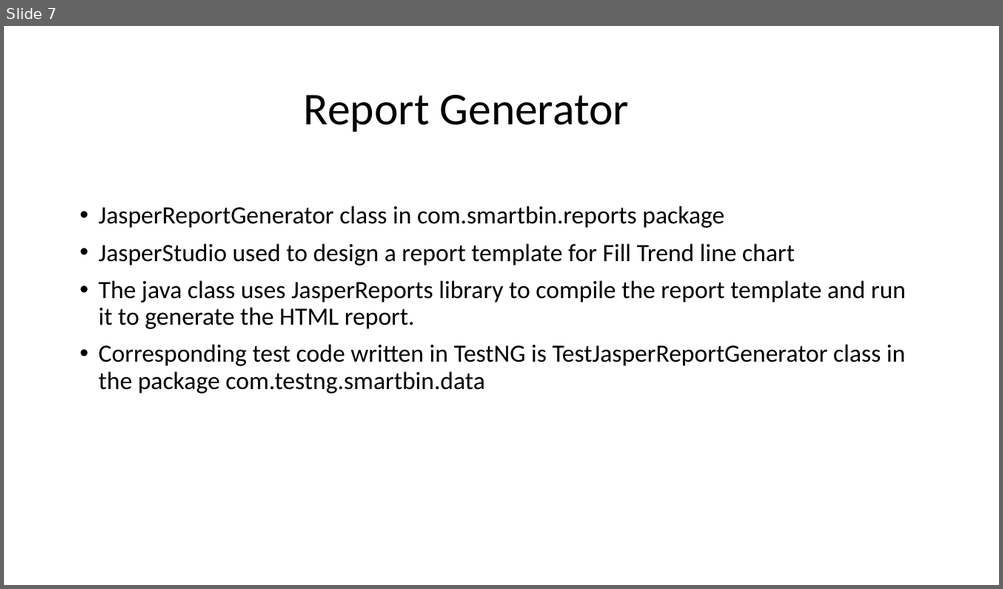
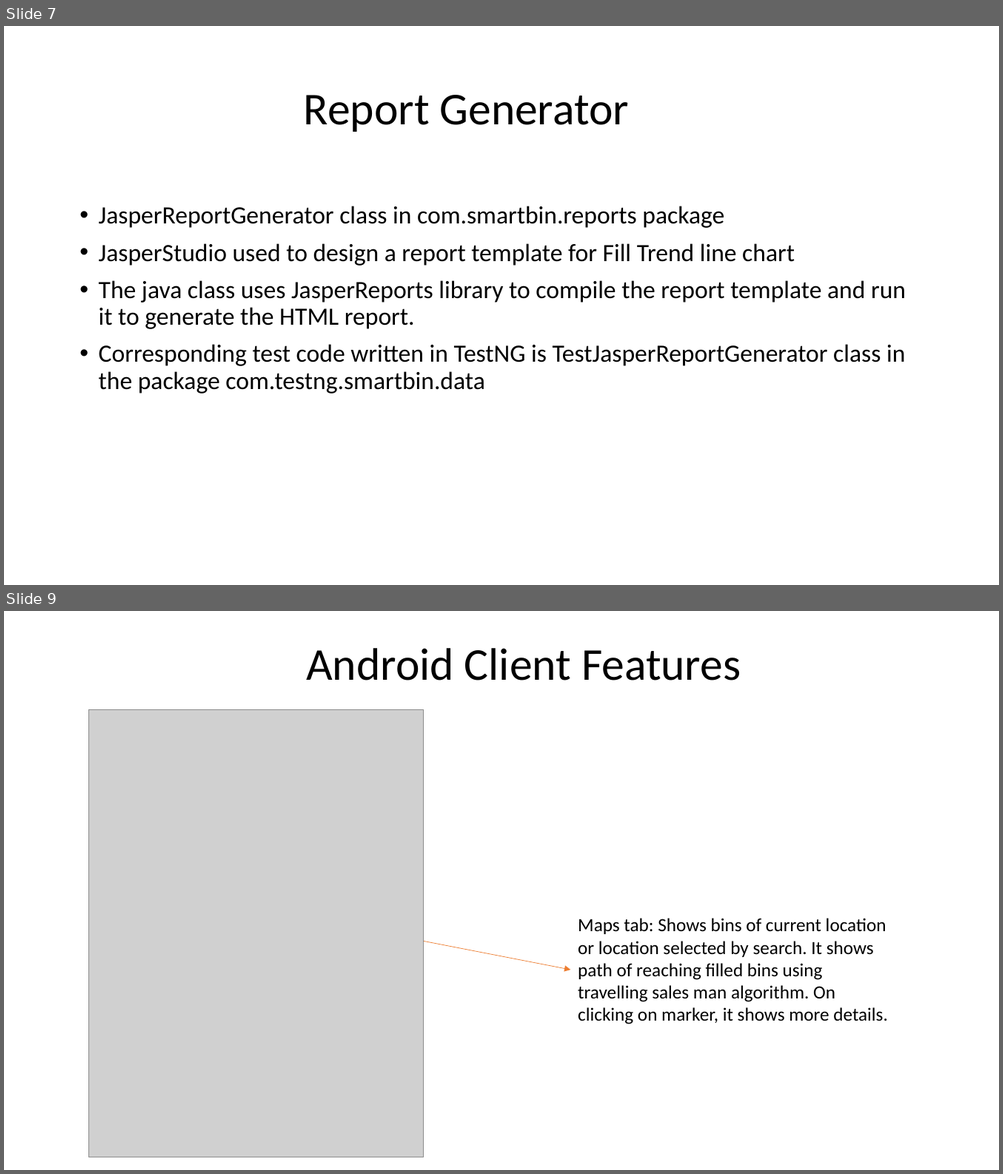
Before and after one commit to SandhyaChunduri/SuperSeven_SmartBin, a slide deck: Documents/ProjectPresentation.pptx. Shown one above the other, each under a label of ours: slide 7 before the commit, slides 7 and 9 after it; the slides between them are not shown. The pictures are 1003x589 and 1003x1174 pixels, drawn with LibreOffice and Linux fonts; fonts in the diff are those of the drawing; grey boxes stand for pictures. Boxes give left, top, right and bottom in pixels: in the first picture for what was removed or moved away, otherwise in the second. Text is boxed around its words. In the diff, an @@ line names an element or a change of style, - is before the commit and + after.

Commit message:
Android Client changes
Added few slides with android client features

```diff
--- a/Documents/ProjectPresentation.pptx
+++ b/Documents/ProjectPresentation.pptx
@@ slide 9 added at <box>4,611,999,1170</box>, background #FFFFFF @@
@@ title added at <box>306,648,740,681</box>, 44 pt, text #000000 @@
+Android Client Features
@@ picture added at <box>89,710,424,1158</box> @@
@@ text added at <box>578,918,888,1025</box>, 18 pt, text #000000 @@
+Maps tab: Shows bins of current location or location selected by search. It shows path of reaching filled bins using travelling sales man algorithm. On clicking on marker, it shows more details.
@@ arrow added from (424, 942) to (570, 970), #ED7D31 0.5 pt @@
```
Also in this commit, not shown: 2 other slides added.
